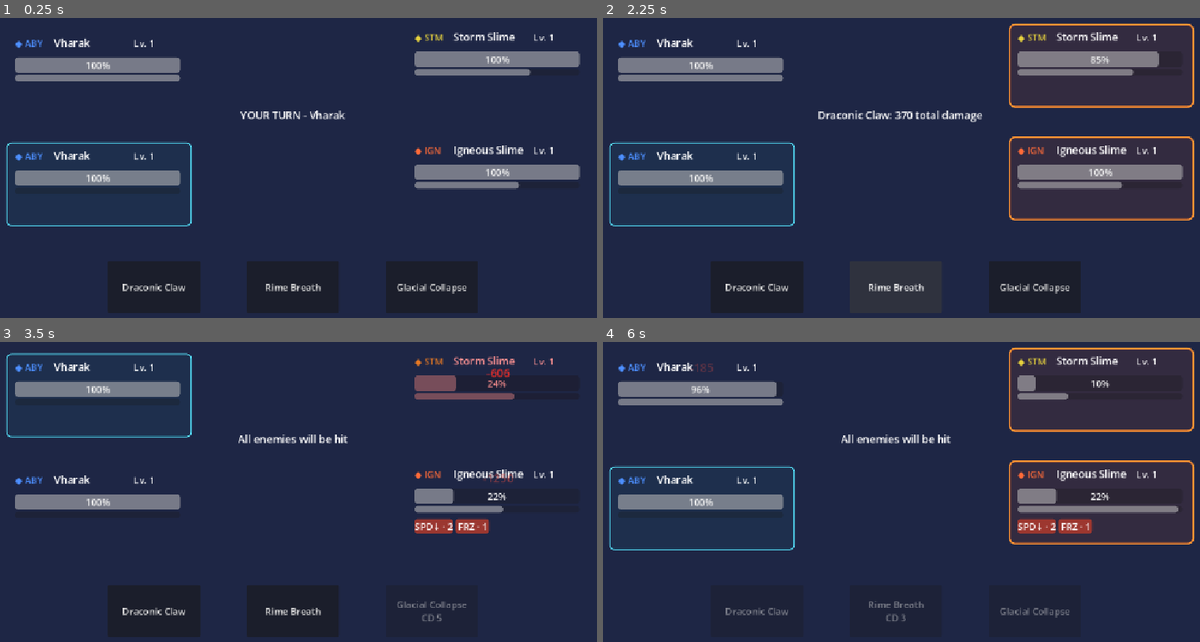
Above: before the commit, frames 1-4 (two rows, left to right).
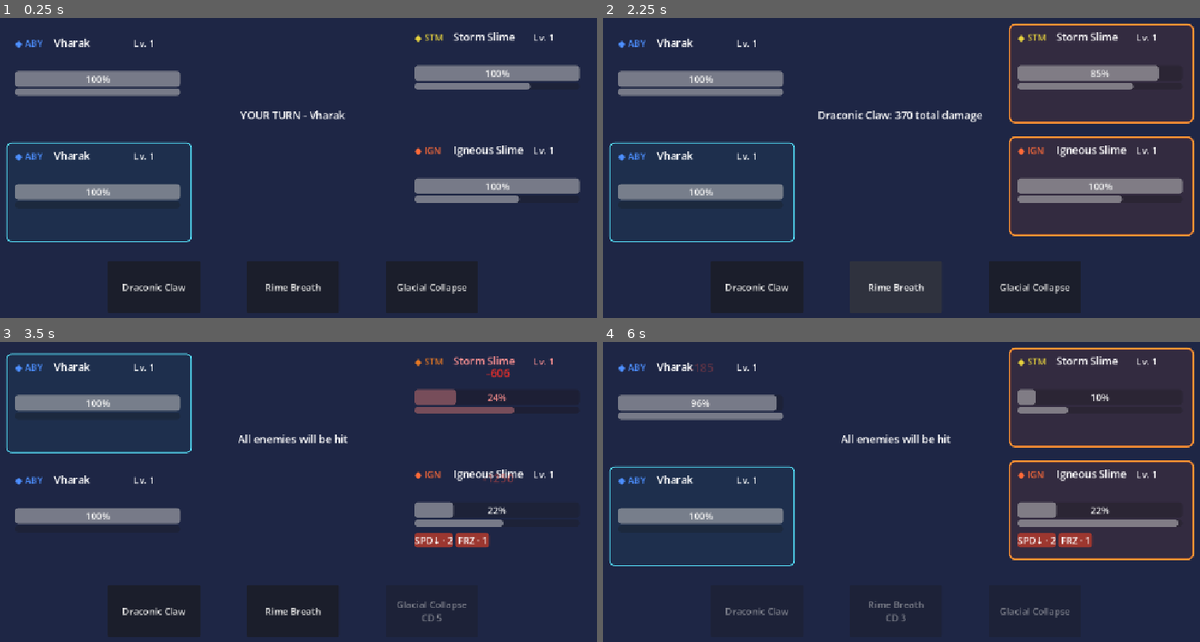
Above: after the commit, the same moments.

Repository: Akharyuu/monster-rpg
Game: Godot game, scene res://scenes/battle/battle_screen.tscn
Same seed, same stepped clock (60 frames per second), same inputs: the game is played once before the commit and once after it.
Inputs:
- Up to frame 1 (0.25 s): no input
- Up to frame 2 (2.25 s): click "Draconic Claw" at 0.5 s; click "TARGET" at 1.25 s; click "Rime Breath" at 2 s
- Up to frame 3 (3.5 s): click "Glacial Collapse" at 2.75 s
- Up to frame 4 (6 s): click "Draconic Claw" at 3.5 s; click "TARGET" at 4.25 s; click "Glacial Collapse" at 5.75 s

The runs differ from the first frame. In frame 1, 11% of the frame differs, in the area x 1-98%, y 11-75%; in frame 2, 12%, in the area x 1-100%, y 11-75%; in frame 3, 9.0%; in frame 4, 9.7%.

Commit message:
Add persistent battle state row to monster HUD

Diff:
--- a/godot/scenes/battle/monster_battle_hud.tscn
+++ b/godot/scenes/battle/monster_battle_hud.tscn
@@ -3,11 +3,11 @@
 [ext_resource type="Script" path="res://scenes/battle/monster_battle_hud.gd" id="1"]
 
 [node name="MonsterBattleHUD" type="Control"]
-custom_minimum_size = Vector2(320, 145)
+custom_minimum_size = Vector2(320, 172)
 layout_mode = 3
 anchors_preset = 0
 offset_right = 320.0
-offset_bottom = 145.0
+offset_bottom = 172.0
 script = ExtResource("1")
 
 [node name="Turn Indicator" type="Panel" parent="."]
@@ -52,28 +52,36 @@
 offset_right = 270.0
 offset_bottom = 35.0
 
+[node name="Battle States" type="HBoxContainer" parent="."]
+layout_mode = 0
+offset_left = 15.0
+offset_top = 42.0
+offset_right = 300.0
+offset_bottom = 67.0
+theme_override_constants/separation = 5
+
 [node name="HP" type="ProgressBar" parent="."]
 layout_mode = 0
 offset_left = 15.0
-offset_top = 48.0
+offset_top = 72.0
 offset_right = 300.0
-offset_bottom = 74.0
+offset_bottom = 98.0
 
 [node name="AG" type="ProgressBar" parent="."]
 layout_mode = 0
 offset_left = 15.0
-offset_top = 78.0
+offset_top = 102.0
 offset_right = 300.0
-offset_bottom = 90.0
+offset_bottom = 114.0
 max_value = 100.0
 show_percentage = false
 
 [node name="Status" type="HBoxContainer" parent="."]
 layout_mode = 0
 offset_left = 15.0
-offset_top = 98.0
+offset_top = 122.0
 offset_right = 300.0
-offset_bottom = 130.0
+offset_bottom = 154.0
 theme_override_constants/separation = 5
 
 [node name="Target Button" type="Button" parent="."]
@@ -82,7 +90,7 @@
 offset_left = 5.0
 offset_top = 5.0
 offset_right = 315.0
-offset_bottom = 140.0
+offset_bottom = 167.0
 text = "TARGET"
 flat = true
 disabled = true
